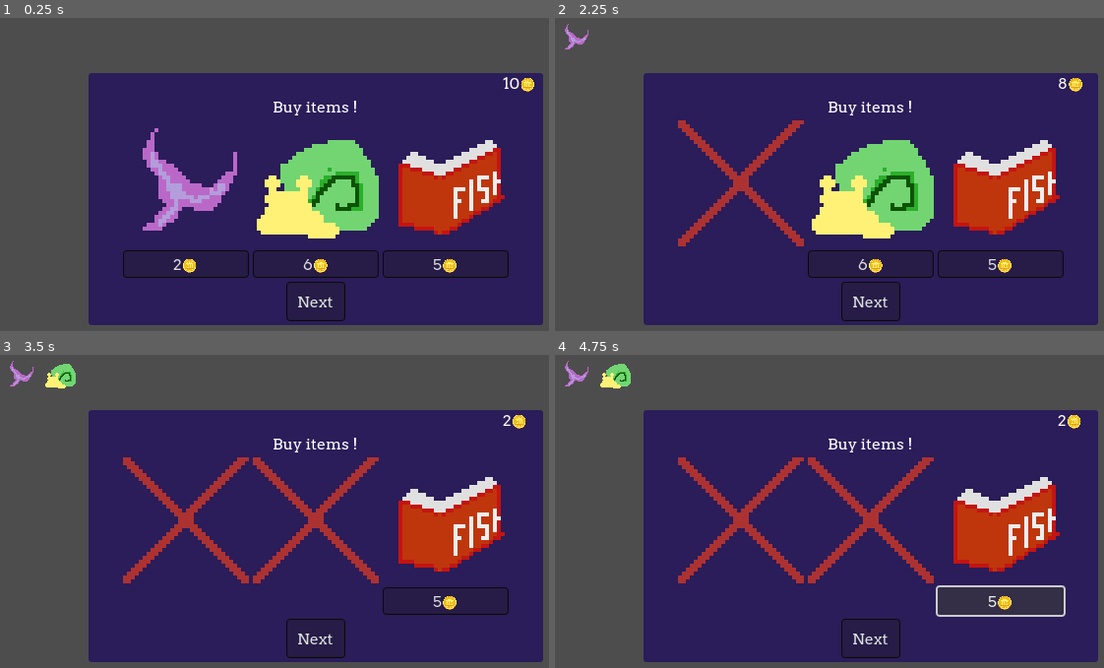
Above: before the commit, frames 1-4 (two rows, left to right).
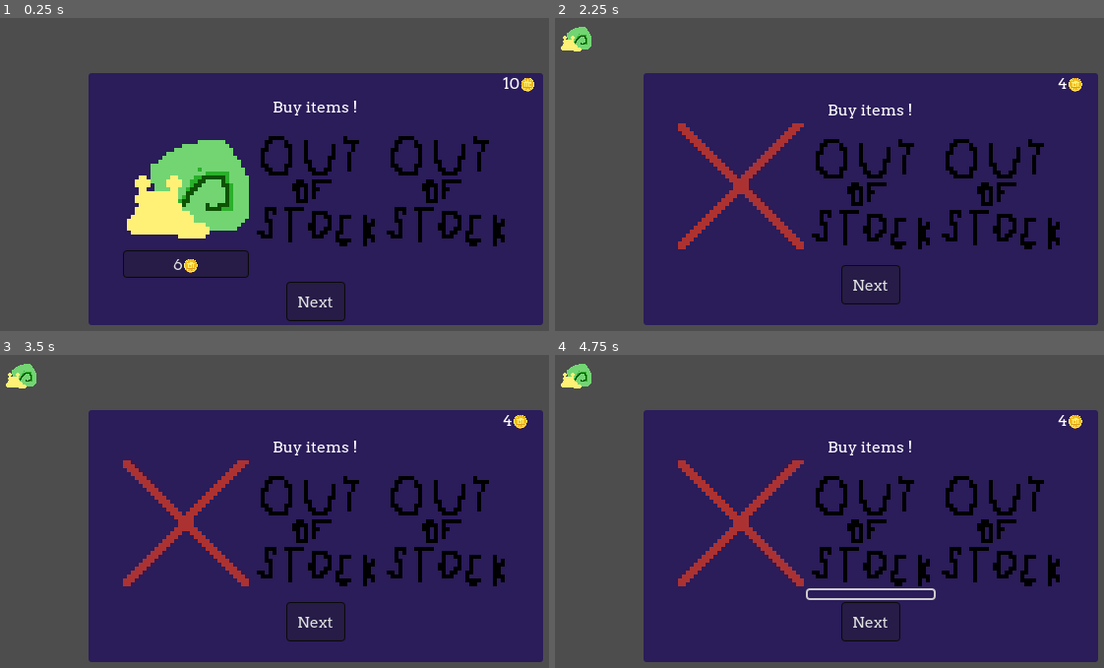
Above: after the commit, the same moments.

Repository: Timeo21/OGJ-8
Game: Godot game, scene res://scenes/tester.tscn
Same seed, same stepped clock (60 frames per second), same inputs: the game is played once before the commit and once after it. This scene is started directly instead of the project's main scene. Sound files missing from this copy of the repository are replaced by a short silence.
Inputs (mouse positions are in pixels of both pictures, inside the frame that each line leads up to):
- Up to frame 1 (0.25 s): no input
- Up to frame 2 (2.25 s): click "Next" at 0.5 s; click "Next" at 1.25 s; click "2🪙" (after the commit: "6🪙") at 2 s
- Up to frame 3 (3.5 s): click (318, 599) at 2.75 s, where only the run before the commit has a clickable "6🪙"
- Up to frame 4 (4.75 s): click (999, 599) at 3.5 s, where only the run before the commit has a clickable "5🪙"; tap Enter at 4.25 s; hold D (right) from 4.28 s (still down)

The runs differ from the first frame. In frame 1, 17% of the frame differs, in the area x 23-93%, y 35-84%; in frame 2, 13%; in frame 3, 10%; in frame 4, 11%.

Commit message:
fix crash when out of stock

Diff:
--- /dev/null
+++ b/ressources/out_of_stock.tres
@@ -0,0 +1,11 @@
+[gd_resource type="Resource" script_class="GameItem" format=3 uid="uid://cpp6ay3v0bj0a"]
+
+[ext_resource type="Script" uid="uid://dxnf2wjrm02" path="res://scripts/GameItem.gd" id="1_nr0g4"]
+[ext_resource type="Texture2D" uid="uid://die37kvlqhu33" path="res://assets/tmp_icons/nothing_to_show.png" id="1_q2hkc"]
+
+[resource]
+script = ExtResource("1_nr0g4")
+name = "Nothing left"
+id = 5
+image = ExtResource("1_q2hkc")
+metadata/_custom_type_script = "uid://dxnf2wjrm02"
--- a/scenes/buy_panel.tscn
+++ b/scenes/buy_panel.tscn
@@ -3,6 +3,7 @@
 [ext_resource type="Script" uid="uid://c3pyh52cjbn6y" path="res://scripts/buy_panel.gd" id="1_lqr4q"]
 [ext_resource type="Texture2D" uid="uid://b5f33agcwrnbb" path="res://assets/tmp_icons/fast.png" id="2_uyl20"]
 [ext_resource type="Texture2D" uid="uid://bxl3m04s4mk7t" path="res://assets/tmp_icons/out_of_stock.png" id="2_wgexy"]
+[ext_resource type="Resource" uid="uid://cpp6ay3v0bj0a" path="res://ressources/out_of_stock.tres" id="3_wgexy"]
 
 [node name="BuyPanel" type="Panel" unique_id=2124875960 node_paths=PackedStringArray("image1", "image2", "image3", "buy1", "buy2", "buy3", "money_label")]
 anchors_preset = 15
@@ -23,6 +24,7 @@
 buy3 = NodePath("MarginContainer/VBoxContainer/HBoxContainer/VBoxContainer3/ButtonRight")
 out_of_stock_img = ExtResource("2_wgexy")
 money_label = NodePath("Label")
+nothing_left = ExtResource("3_wgexy")
 
 [node name="Label" type="Label" parent="." unique_id=1538008580]
 layout_mode = 1
--- a/scenes/tester.tscn
+++ b/scenes/tester.tscn
@@ -8,7 +8,7 @@
 
 [node name="Tester" type="Node" unique_id=90102652 node_paths=PackedStringArray("buy_panel", "summary_panel")]
 script = ExtResource("1_mnnv6")
-test_number = 3
+test_number = 4
 buy_panel = NodePath("Control/BuyPanel")
 summary_panel = NodePath("Control/DaySummaryPanel")
 
--- a/scripts/buy_panel.gd
+++ b/scripts/buy_panel.gd
@@ -11,6 +11,7 @@
 @export var buy3: Button
 @export var out_of_stock_img: Texture2D
 @export var money_label: Label
+@export var nothing_left: GameItem
 
 @onready var images: Array[TextureRect] = [image1, image2, image3]
 @onready var buy_buttons: Array[Button] = [buy1, buy2, buy3]
@@ -22,13 +23,20 @@
 	to_offer.shuffle()
 	to_offer = to_offer.slice(0, 3)
 
+	while to_offer.size() < 3:
+		to_offer.push_back(Utils.ItemId.NOTHING_LEFT)
 	money_label.text = "%d🪙" % GameState.bank_money
 
 	var db: Dictionary[Utils.ItemId, GameItem] = GameState.item_db
 	for i in range(3):
-		var item: GameItem = db[to_offer[i]]
-		images[i].texture = item.image
-		buy_buttons[i].text =  "%d🪙" % item.price
+		if  to_offer[i] == Utils.ItemId.NOTHING_LEFT:
+			images[i].texture = nothing_left.image
+			buy_buttons[i].text =  ""
+			buy_buttons[i].disabled =  true
+		else:
+			var item: GameItem = db[to_offer[i]]
+			images[i].texture = item.image
+			buy_buttons[i].text =  "%d🪙" % item.price
 
 func process_buy_press(pos: Utils.BuyButtonPostion) -> void:
 	SignalBus.button_clicked.emit()
--- a/scripts/singletons/utils.gd
+++ b/scripts/singletons/utils.gd
@@ -1,6 +1,6 @@
 extends Node
 
-enum ItemId {SLOW, PREDICTION, FREEZE, TP, FAST}
+enum ItemId {SLOW, PREDICTION, FREEZE, TP, FAST, NOTHING_LEFT}
 enum FishType {EASY, NORMAL, HARD}
 enum BuyButtonPostion {LEFT, MIDDLE, RIGHT}
 
--- a/scripts/tester.gd
+++ b/scripts/tester.gd
@@ -27,3 +27,11 @@
 		GameState.bank_money = 10
 		buy_panel.show()
 		buy_panel.setup_shop()
+
+	if test_number == 4:
+		randomize()
+		print("trying to update buy panel")
+		GameState.bank_money = 10
+		GameState.item_pool = GameState.item_pool.slice(0, 1)
+		buy_panel.show()
+		buy_panel.setup_shop()
Binary file added: assets/tmp_icons/nothing_to_show.png
Not shown, added: assets/tmp_icons/nothing_to_show.png.import
